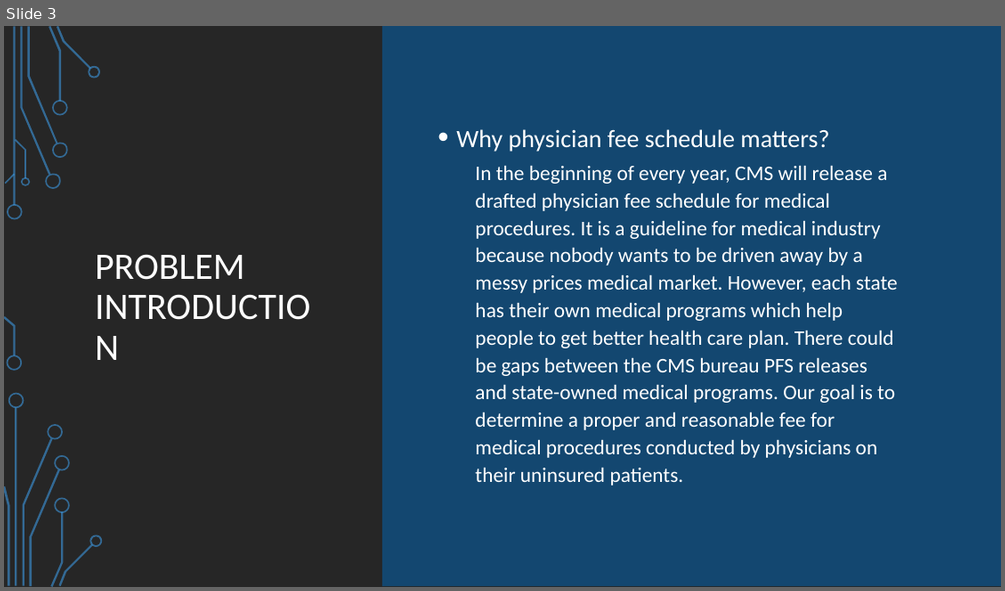
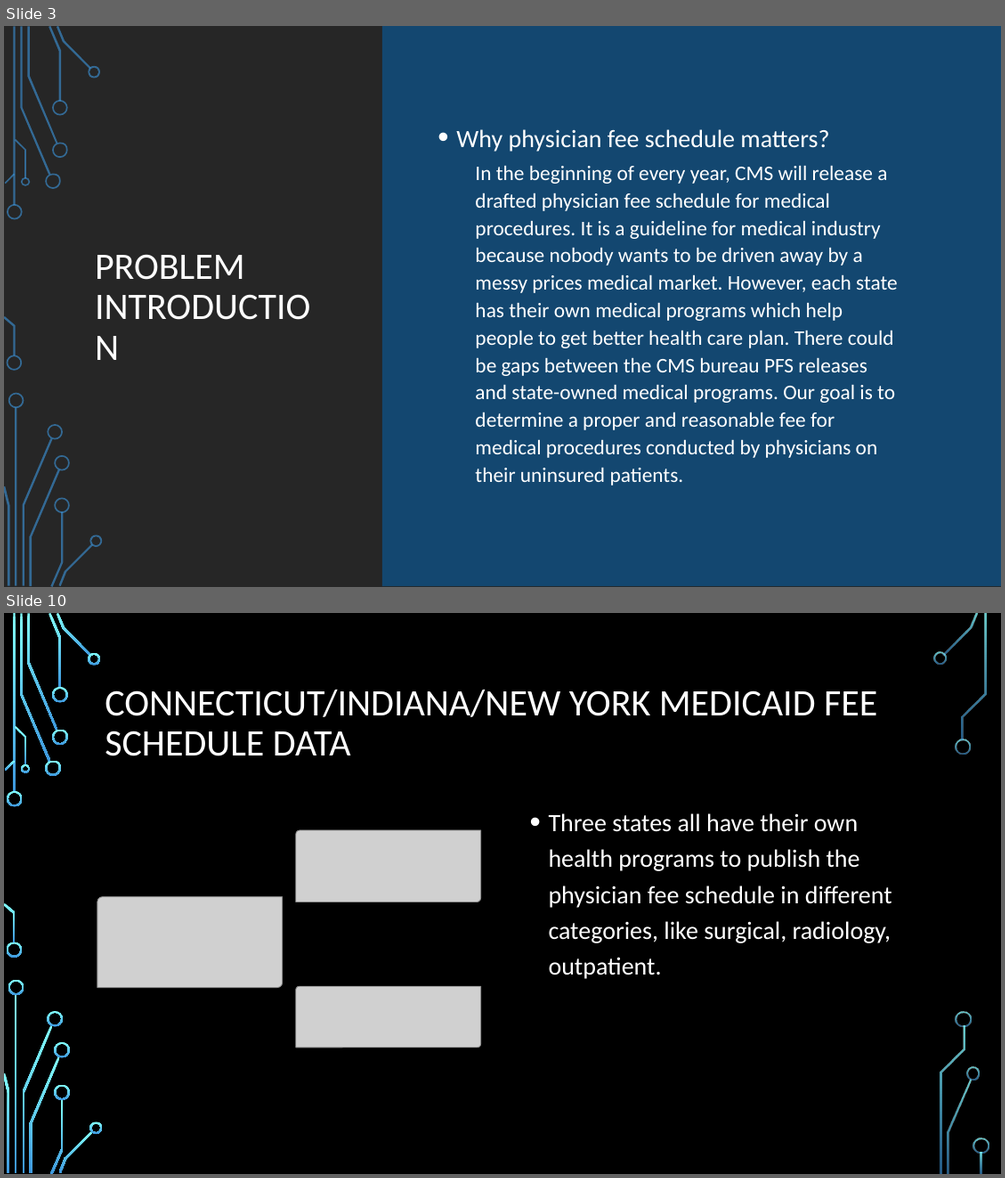
Before and after one commit to dev-hyang/data_analysis_medicaid, a slide deck: Presentation_v1.0.pptx. Shown one above the other, each under a label of ours: slide 3 before the commit, slides 3 and 10 after it; the slides between them are not shown. The pictures are 1005x591 and 1005x1178 pixels, drawn with LibreOffice and Linux fonts; fonts in the diff are those of the drawing; grey boxes stand for pictures; background and template pictures are left out. Boxes give left, top, right and bottom in pixels: in the first picture for what was removed or moved away, otherwise in the second. Text is boxed around its words. In the diff, an @@ line names an element or a change of style, - is before the commit and + after.

```diff
--- a/Presentation_v1.0.pptx
+++ b/Presentation_v1.0.pptx
@@ slide 10 added at [4,613,1001,1174], background picture (left out); not listed: 17 template elements that a slide beside it also shows @@
@@ title added at [105,690,877,756], 36 pt, text #FFFFFF @@
+CONNECTICUT/INDIANA/NEW YORK MEDICAID FEE SCHEDULE DATA
@@ text added at [549,813,892,979], 24 pt, text #FFFFFF @@
+• Three states all have their own health programs to publish the physician fee schedule in different categories, like surgical, radiology, outpatient.
@@ picture added at [296,830,480,901] @@
@@ picture added at [97,896,283,987] @@
@@ picture added at [296,986,480,1047] @@
@@ group added at [7,652,989,1172]: 19 freeform shapes @@
```
Also in this commit, not shown: 4 slides changed, 18 other slides added, 4 slides removed, 2 other files.
